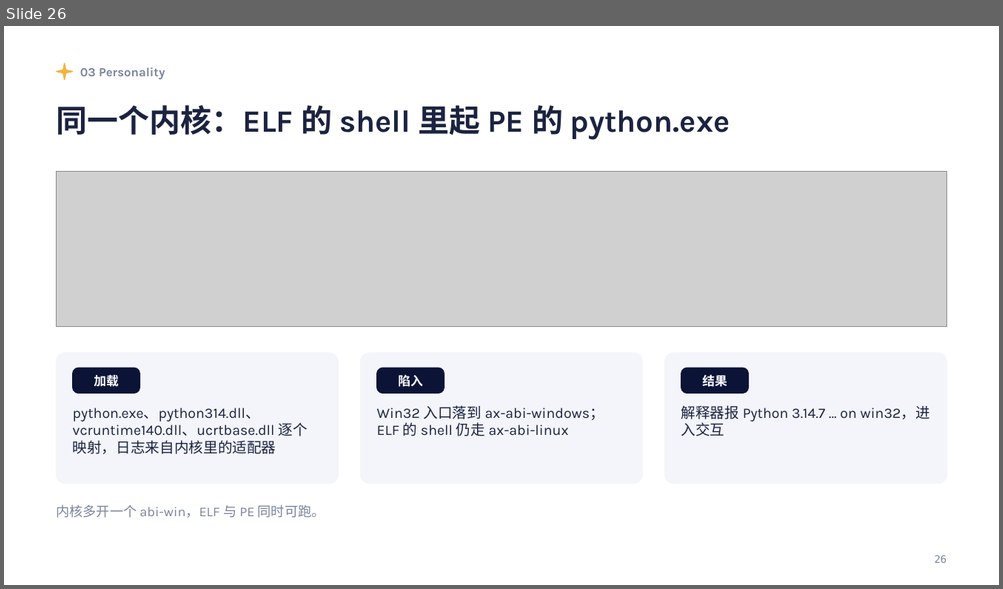
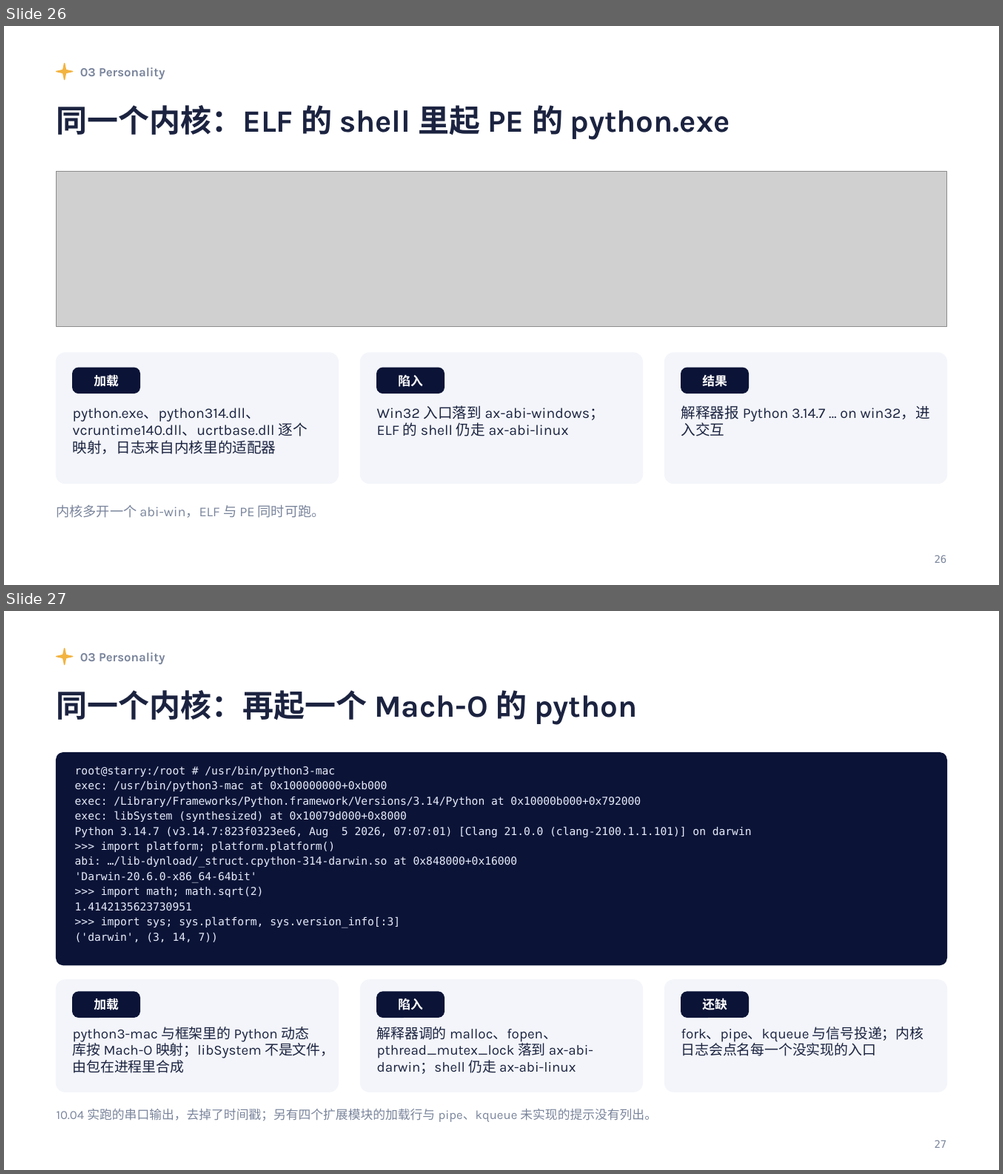
Before and after one commit to Lfan-ke/tgoskits, a slide deck: 实习总结.pptx. Shown one above the other, each under a label of ours: slide 26 before the commit, slides 26 and 27 after it. The pictures are 1003x589 and 1003x1174 pixels, drawn with LibreOffice and Linux fonts; fonts in the diff are those of the drawing; grey boxes stand for pictures. Boxes give left, top, right and bottom in pixels: in the first picture for what was removed or moved away, otherwise in the second. Text is boxed around its words. In the diff, an @@ line names an element or a change of style, - is before the commit and + after.

Commit message:
docs(ppt): the macOS CPython runs; add its transcript and the fourth demo command.

```diff
--- a/实习总结.pptx
+++ b/实习总结.pptx
@@ slide 27 added at bbox=[4, 611, 999, 1170], background #FFFFFF @@
@@ star added at bbox=[57, 648, 73, 665], fill #F2B441, outline #F2B441 1 pt @@
@@ text added at bbox=[80, 652, 165, 664], 12 pt, text #7A859C, bold @@
+03 Personality
@@ text added at bbox=[57, 690, 637, 725], 30 pt, text #1B2340, bold @@
+同一个内核：再起一个 Mach-O 的 python
@@ rounded rectangle added at bbox=[57, 753, 946, 965], fill #0B1437, outline #0B1437 1 pt @@
@@ text added at bbox=[75, 766, 751, 943], 10.5 pt, text #E6EBFA @@
+root@starry:/root # /usr/bin/python3-mac
+exec: /usr/bin/python3-mac at 0x100000000+0xb000
+exec: /Library/Frameworks/Python.framework/Versions/3.14/Python at 0x10000b000+0x792000
+exec: libSystem (synthesized) at 0x10079d000+0x8000
+Python 3.14.7 (v3.14.7:823f0323ee6, Aug 5 2026, 07:07:01) [Clang 21.0.0 (clang-2100.1.1.101)] on darwin
+>>> import platform; platform.platform()
+abi: …/lib-dynload/_struct.cpython-314-darwin.so at 0x848000+0x16000
+'Darwin-20.6.0-x86_64-64bit'
+>>> import math; math.sqrt(2)
+1.4142135623730951
+>>> import sys; sys.platform, sys.version_info[:3]
+('darwin', (3, 14, 7))
@@ rounded rectangle added at bbox=[57, 980, 338, 1092], fill #F3F5FA, outline #F3F5FA 1 pt @@
@@ rounded rectangle added at bbox=[361, 980, 643, 1092], fill #F3F5FA, outline #F3F5FA 1 pt @@
@@ rounded rectangle added at bbox=[665, 980, 947, 1092], fill #F3F5FA, outline #F3F5FA 1 pt @@
@@ rounded rectangle added at bbox=[73, 992, 140, 1017], fill #0B1437, outline #0B1437 1 pt @@
@@ text added at bbox=[94, 999, 119, 1011], 12 pt, text #FFFFFF, bold @@
+加载
@@ rounded rectangle added at bbox=[377, 992, 444, 1017], fill #0B1437, outline #0B1437 1 pt @@
@@ text added at bbox=[398, 999, 423, 1011], 12 pt, text #FFFFFF, bold @@
+陷入
@@ rounded rectangle added at bbox=[681, 992, 748, 1017], fill #0B1437, outline #0B1437 1 pt @@
@@ text added at bbox=[702, 998, 727, 1011], 12 pt, text #FFFFFF, bold @@
+还缺
@@ text added at bbox=[73, 1027, 334, 1073], 13.5 pt, text #1B2340 @@
+python3-mac 与框架里的 Python 动态库按 Mach-O 映射；libSystem 不是文件，由包在进程里合成
@@ text added at bbox=[377, 1027, 593, 1074], 13.5 pt, text #1B2340 @@
+解释器调的 malloc、fopen、pthread_mutex_lock 落到 ax-abi-darwin；shell 仍走 ax-abi-linux
@@ text added at bbox=[681, 1027, 923, 1056], 13.5 pt, text #1B2340 @@
+fork、pipe、kqueue 与信号投递；内核日志会点名每一个没实现的入口
@@ text added at bbox=[57, 1109, 657, 1122], 12 pt, text #7A859C @@
+10.04 实跑的串口输出，去掉了时间戳；另有四个扩展模块的加载行与 pipe、kqueue 未实现的提示没有列出。
@@ text added at bbox=[934, 1140, 947, 1148], 10 pt, text #7A859C @@
+27
```
Also in this commit, not shown: 18 slides changed.
